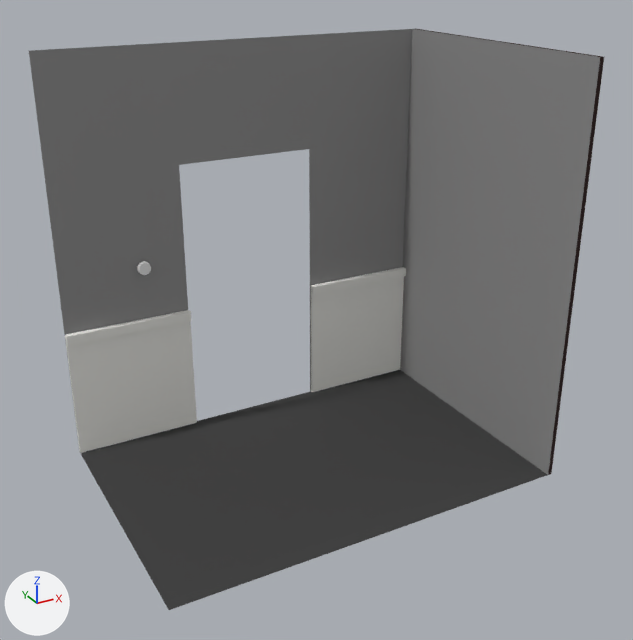
One commit to the Blender file Assets/models/floor_2/bedroom_n_w/bathroom01/bathroom01r_walls_floor_and_ceiling.blend: the scene before it, then after it.
Before and after are seen from a 50 mm lens placed at (0.89, -15.04, 11.04), pointed at (8.91, -0.46, 3.75). Every picture has the same lights, and +X, +Y and +Z are marked at lower left.

In view in the first picture: 'Cube', 'floor', 'paneled_wall_top.001', 'wall_bottom'.
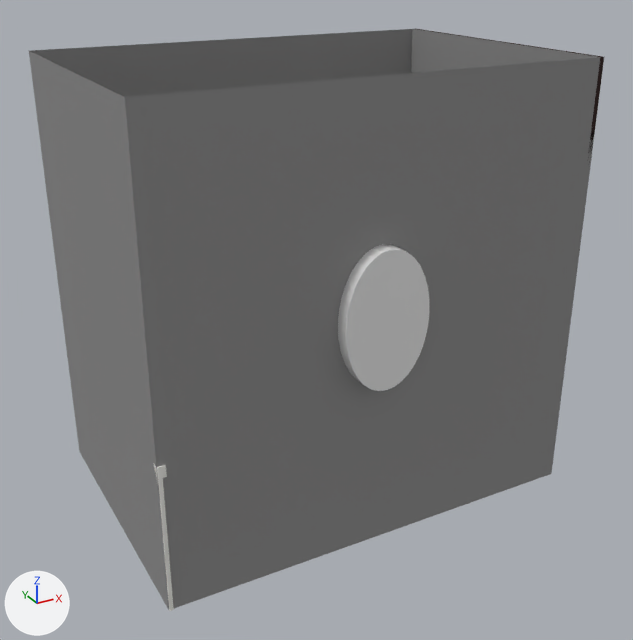
Changed parts and their boxes [x1, y1, x2, y2] in the pictures (633 x 640 px):
'wall_top', shown: after [125, 57, 600, 608]
'wall_left', shown: after [29, 51, 169, 610]
'mirror_bounding_mesh', shown: after [338, 245, 429, 391]
'paneled_wall_right.001', shown: after [157, 465, 174, 611]
'mirror_frame', shown: after [350, 244, 405, 275]
'paneled_wall_top', shown: after [153, 463, 158, 484]
'wall_bottom', unchanged, covered by the edit: [29, 29, 413, 445] in both
'Cube', unchanged, covered by the edit: before [400, 29, 604, 475]; after [411, 29, 604, 466]
'floor', unchanged, covered by the edit: before [81, 370, 547, 610]
'paneled_wall_top.001', unchanged, covered by the edit: before [65, 267, 406, 453]

Patch to the scene script:
```diff
--- a/Assets/models/floor_2/bedroom_n_w/bathroom01/bathroom01r_walls_floor_and_ceiling.blend.py
+++ b/Assets/models/floor_2/bedroom_n_w/bathroom01/bathroom01r_walls_floor_and_ceiling.blend.py
@@ ob_wall_top @@
 ob_wall_top.scale = (4.5, 4.5, 1.0)
-ob_wall_top.hide_set(True)  # its collection is switched off
@@ ob_paneled_wall_top @@
 ob_paneled_wall_top.scale = (4.5, 1.5, 1.0)
-ob_paneled_wall_top.hide_set(True)  # its collection is switched off
@@ ob_mirror_bounding_mesh @@
 ob_mirror_bounding_mesh.scale = (0.871, 1.35, 0.383)
-ob_mirror_bounding_mesh.hide_set(True)  # its collection is switched off
@@ ob_mirror_frame @@
 ob_mirror_frame.scale = (0.712, 1.09, 1.09)
-ob_mirror_frame.hide_set(True)  # its collection is switched off
@@ ob_wall_left @@
 ob_wall_left.scale = (3.0, 4.5, 1.0)
-ob_wall_left.hide_set(True)  # its collection is switched off
@@ ob_paneled_wall_right_001 @@
 ob_paneled_wall_right_001.scale = (3.0, 1.5, 1.0)
-ob_paneled_wall_right_001.hide_set(True)  # its collection is switched off
```
